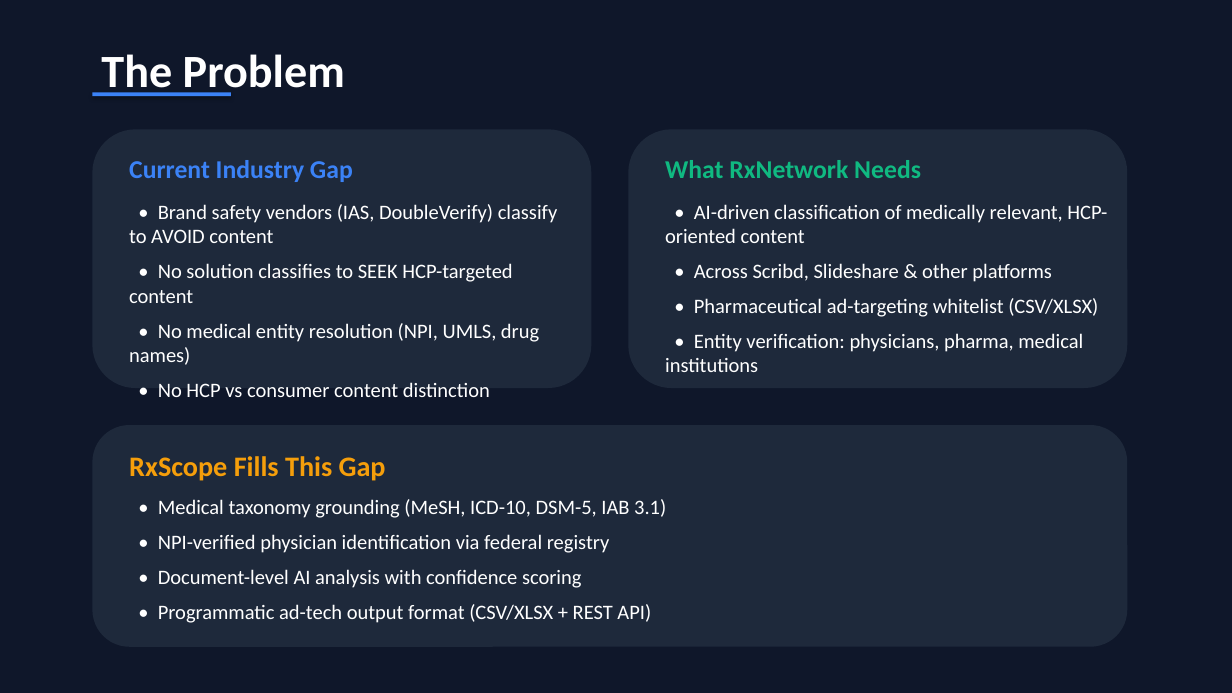
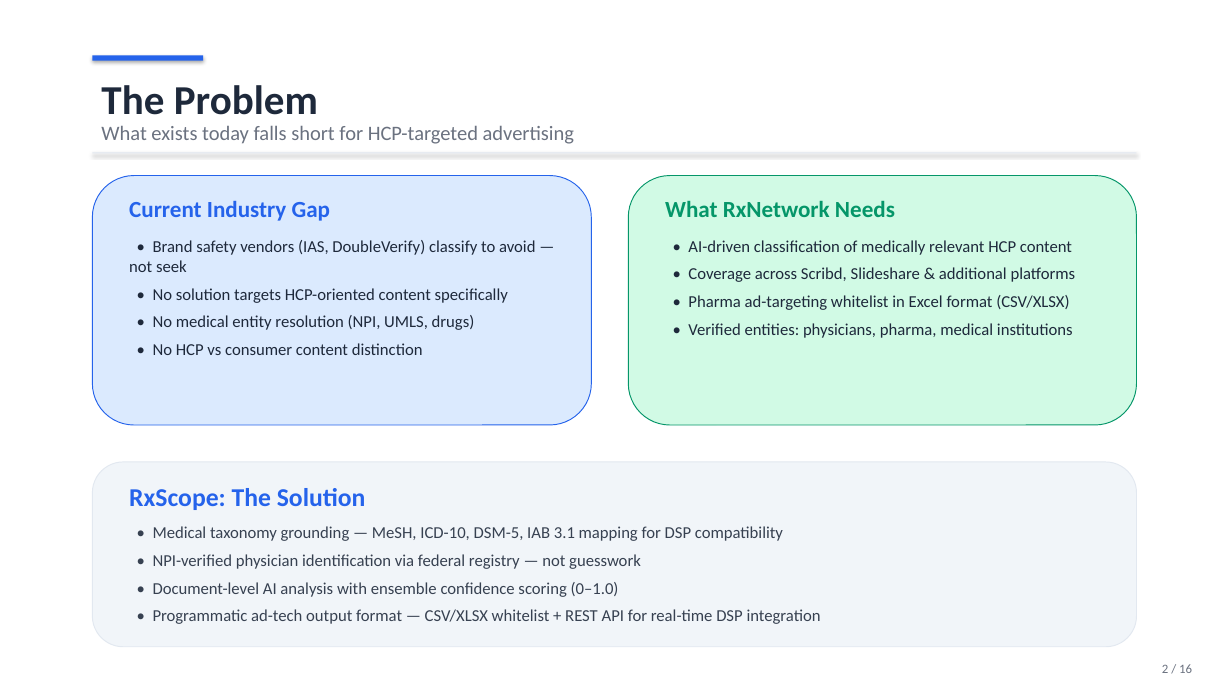
Before and after one commit to akashmahlaz/RxScope, a slide deck: slide 2 of RxScope_Client_Presentation.pptx. Drawn at 1232x693 pixels with LibreOffice and Linux fonts; fonts in the diff are those of the drawing. Boxes give left, top, right and bottom in pixels: in the first picture for what was removed or moved away, otherwise in the second. Text is boxed around its words. In the diff, an @@ line names an element or a change of style, - is before the commit and + after.

Commit message:
created ppt

```diff
--- a/RxScope_Client_Presentation.pptx
+++ b/RxScope_Client_Presentation.pptx
@@ background #0F172A to #FFFFFF @@
@@ rectangle: place and size @@
-rectangle at (92,92,231,96)
+rectangle at (92,55,203,61)
@@ rectangle at (92,55,203,61): fill #3B82F6 to #2563EB @@
@@ text "The Problem": place and size @@
-text "The Problem" at (101,54,345,96)
+text "The Problem" at (101,85,318,115)
@@ text "The Problem" at (101,85,318,115): size 36 to 32 pt, text colour #FFFFFF to #1E293B @@
@@ rounded rectangle removed at (92,129,592,388) @@
@@ text added at (101,126,574,144), 16 pt, text #6B7280 @@
+What exists today falls short for HCP-targeted advertising
@@ rounded rectangle: place and size @@
-rounded rectangle at (628,129,1128,388)
+rounded rectangle at (92,176,592,425)
@@ rounded rectangle at (92,176,592,425): fill #1E293B to #DBEAFE; outline none to #2563EB 0.75 pt @@
@@ rectangle added at (92,152,1137,153), fill #E2E8F0 @@
@@ rounded rectangle added at (628,176,1137,425), fill #D1FAE5, outline #059669 0.75 pt @@
@@ text "Current Industry Gap": place and size @@
-text "Current Industry Gap" at (129,160,353,182)
+text "Current Industry Gap" at (129,201,330,221)
@@ text "Current Industry Gap" at (129,201,330,221): size 20 to 18 pt, text colour #3B82F6 to #2563EB @@
@@ text "What RxNetwork Needs": place and size @@
-text "What RxNetwork Needs" at (665,160,921,178)
+text "What RxNetwork Needs" at (665,200,895,217)
@@ text "What RxNetwork Needs" at (665,200,895,217): size 20 to 18 pt, text colour #10B981 to #059669 @@
@@ text "• Brand safety vendors (IAS, ...": place and size @@
-text "• Brand safety vendors (IAS, ..." at (129,204,557,397)
+text "• Brand safety vendors (IAS, ..." at (129,240,535,355)
@@ text at (129,240,535,330): text changed; size 16 to 13 pt; text colour #FFFFFF to #1E293B @@
-• Brand safety vendors (IAS, DoubleVerify) classify to AVOID content
-• No solution classifies to SEEK HCP-targeted content
-• No medical entity resolution (NPI, UMLS, drug names)
+• Brand safety vendors (IAS, DoubleVerify) classify to avoid — not seek
+• No solution targets HCP-oriented content specifically
+• No medical entity resolution (NPI, UMLS, drugs)
@@ text at (688,240,1073,338): text changed; size 16 to 13 pt; text colour #FFFFFF to #1E293B @@
-• AI-driven classification of medically relevant, HCP-oriented content
-• Across Scribd, Slideshare & other platforms
-• Pharmaceutical ad-targeting whitelist (CSV/XLSX)
-• Entity verification: physicians, pharma, medical institutions
+• AI-driven classification of medically relevant HCP content
+• Coverage across Scribd, Slideshare & additional platforms
+• Pharma ad-targeting whitelist in Excel format (CSV/XLSX)
+• Verified entities: physicians, pharma, medical institutions
@@ text at (153,343,423,355): size 16 to 13 pt, text colour #FFFFFF to #1E293B in "• No HCP vs consumer content distinction"; less space between paragraphs @@
@@ rounded rectangle: place and size @@
-rounded rectangle at (92,425,1128,647)
+rounded rectangle at (92,462,1137,647)
@@ rounded rectangle at (92,462,1137,647): fill #1E293B to #F1F5F9; outline none to #E2E8F0 0.75 pt @@
@@ text at (129,488,366,510): text changed; size 22 to 20 pt; text colour #F59E0B to #2563EB @@
-RxScope Fills This Gap
+RxScope: The Solution
@@ text at (153,526,821,624): text changed; size 16 to 13 pt; text colour #FFFFFF to #374151 @@
-• Medical taxonomy grounding (MeSH, ICD-10, DSM-5, IAB 3.1)
-• NPI-verified physician identification via federal registry
-• Document-level AI analysis with confidence scoring
-• Programmatic ad-tech output format (CSV/XLSX + REST API)
+• Medical taxonomy grounding — MeSH, ICD-10, DSM-5, IAB 3.1 mapping for DSP compatibility
+• NPI-verified physician identification via federal registry — not guesswork
+• Document-level AI analysis with ensemble confidence scoring (0–1.0)
+• Programmatic ad-tech output format — CSV/XLSX whitelist + REST API for real-time DSP integration
@@ text added at (1162,664,1192,673), 10 pt, text #6B7280 @@
+2 / 16
```
Also in this commit, not shown: 11 other slides changed, 4 slides added, 2 slides removed, 2 other files.
